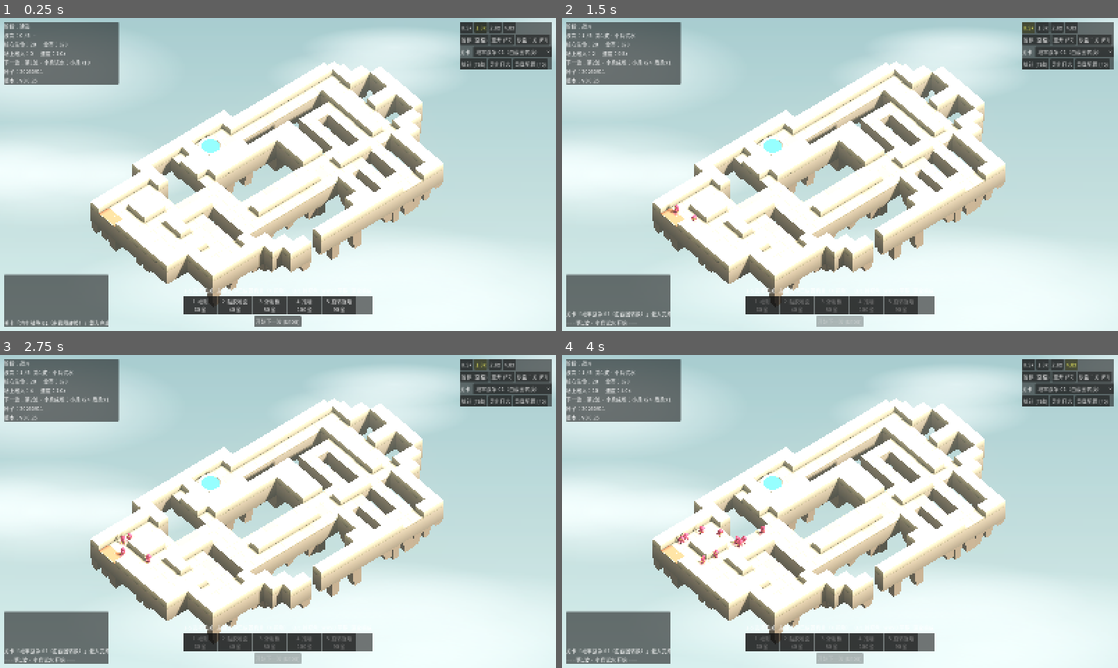
Above: before the commit, frames 1-4 (two rows, left to right).
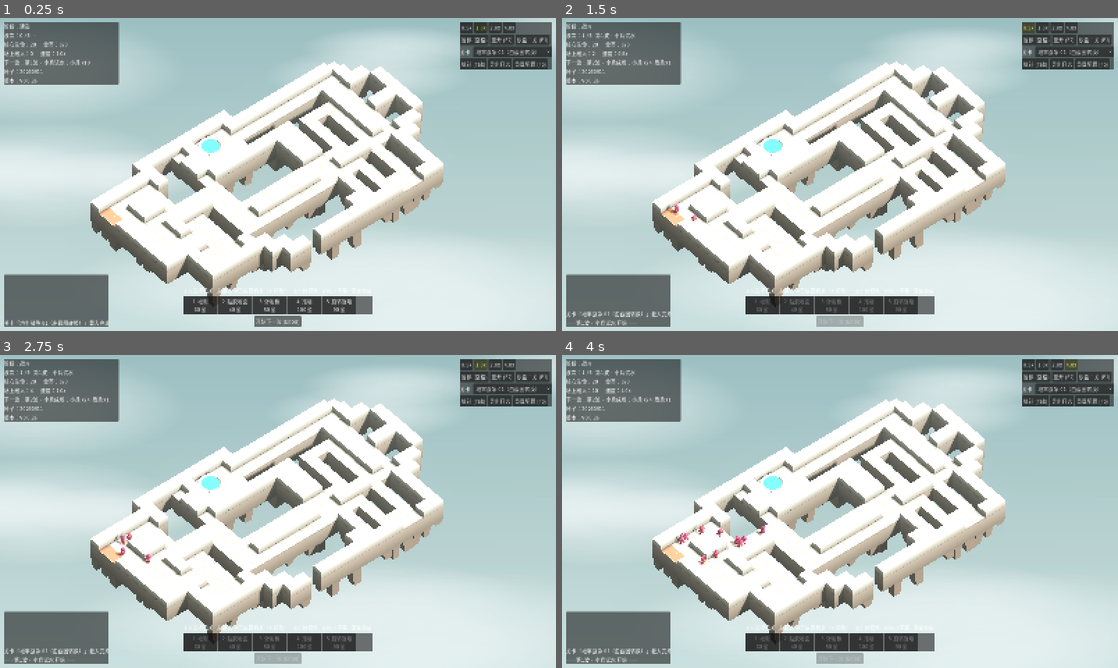
Above: after the commit, the same moments.

Repository: Autinhorse/HumanMustDie
Game: Godot game, scene res://scenes/main.tscn
The game is run twice, just before and just after one commit, with the same random seed, the same clock (stepped at 60 frames per second) and the same inputs.
Inputs:
- Up to frame 1 (0.25 s): no input
- Up to frame 2 (1.5 s): click "开始下一波 (Enter)" at 0.5 s; click "0.5x" at 1.25 s
- Up to frame 3 (2.75 s): click "1.0x" at 2 s
- Up to frame 4 (4 s): click "2.0x" at 2.75 s; click "4.0x" at 3.5 s

The runs differ from the first frame. In frame 1, 0.7% of the frame differs, in the area x 6-80%, y 17-84%; in frame 2, 0.7%; in frame 3, 0.7%; in frame 4, 0.7%.

Commit message:
v0.0.26 收回过亮和发黄，改成以白为主的暖白
上一版把黄推得太满（R-B 从 +6 冲到 +19，中位亮度 192 -> 223，P90 到 247
已经接近丢层次）。这版保留亮度提升、去掉黄味：

- 地面三档色从米黄改成暖白（#EFEBE1 / #E6E0D3 / #D8D1C2）
- 太阳 #FFF0D2 -> #FFF7E9 并回到 0.92；环境光去黄回中性（#C0C2BE）
- 曝光 0.95 -> 0.88，adjust_brightness 回到 1.0

结果：平均 R-B 从 +19 收到 +7（和调暖前的 +6 基本齐平），中位亮度 211
（调暖前 192、上一版 223），即"白为主、比原来亮、不发黄"。

Co-Authored-By: Claude Opus 5 (1M context) <noreply@anthropic.com>
Claude-Session: https://claude.ai/code/session_01VCzWxNk1LcyQr5pasXVQW6

Diff:
--- a/data/art.json
+++ b/data/art.json
@@ -3,18 +3,18 @@
 
   "palette": {
     "_comment": "地面顶面三档色差，避免大片死白；侧面统一灰岩",
-    "floor_top":   ["#F0E7CF", "#E8DDC1", "#DCD0B1"],
+    "floor_top":   ["#EFEBE1", "#E6E0D3", "#D8D1C2"],
     "floor_top_weights": [0.78, 0.15, 0.07],
-    "floor_side":  "#9E927C",
-    "bridge_top":  "#D9BD8B",
-    "bridge_side": "#9E927C",
-    "wall_top":    "#F8F2E3",
-    "wall_side":   "#C9BCA2",
+    "floor_side":  "#9A948A",
+    "bridge_top":  "#D2BE9A",
+    "bridge_side": "#9A948A",
+    "wall_top":    "#F5F2EB",
+    "wall_side":   "#C6C0B4",
     "obstacle_top":  "#8A8079",
     "obstacle_side": "#6E645D",
     "rock_top":    "#8C7E72",
     "rock_deep":   "#6B5C52",
-    "core_rim":    "#F2EBD9",
+    "core_rim":    "#F0ECE2",
     "grid_line":   "#BDB3A0",
     "core_water":  "#3FB3B0",
     "entrance":    "#D4825F",
@@ -89,10 +89,10 @@
     "sky_horizon": "#A6C1C0",
     "ground_horizon": "#8FA9A8",
     "ground_bottom": "#6E8A89",
-    "ambient_color": "#C2C0AE",
-    "ambient_energy": 0.34,
+    "ambient_color": "#C0C2BE",
+    "ambient_energy": 0.3,
     "tonemap": "filmic",
-    "exposure": 0.95,
+    "exposure": 0.88,
     "white": 1.0,
 
     "fog_enabled": true,
@@ -106,16 +106,16 @@
     "ssao_intensity": 2.6,
     "ssao_power": 2.0,
 
-    "sun_color": "#FFF0D2",
-    "sun_energy": 1.0,
+    "sun_color": "#FFF7E9",
+    "sun_energy": 0.92,
     "sun_elevation_deg": 42.0,
     "sun_azimuth_deg": 35.0,
     "sun_angular_distance_deg": 1.2,
     "shadow_blur": 0.8,
-    "fill_color": "#CFD6C8",
+    "fill_color": "#CBD2CC",
     "fill_energy": 0.12,
 
-    "rim_color": "#DCD6C0",
+    "rim_color": "#D6D8D2",
     "rim_energy": 0.55,
     "rim_elevation_deg": 10.0,
     "rim_azimuth_offset_deg": 155.0,
@@ -127,7 +127,7 @@
     "glow_hdr_scale": 2.0,
 
     "adjust_enabled": true,
-    "adjust_brightness": 1.04,
+    "adjust_brightness": 1.0,
     "adjust_contrast": 1.08,
     "adjust_saturation": 1.12,
 
--- a/project.godot
+++ b/project.godot
@@ -11,7 +11,7 @@
 [application]
 
 config/name="HumanMustDie - Prototype A"
-config/version="0.0.25"
+config/version="0.0.26"
 config/description="机关塔防灰盒原型：固定走廊 + 5 种机关 + 小/中/重三类物理敌人"
 run/main_scene="res://scenes/main.tscn"
 config/features=PackedStringArray("4.7", "Forward Plus")
